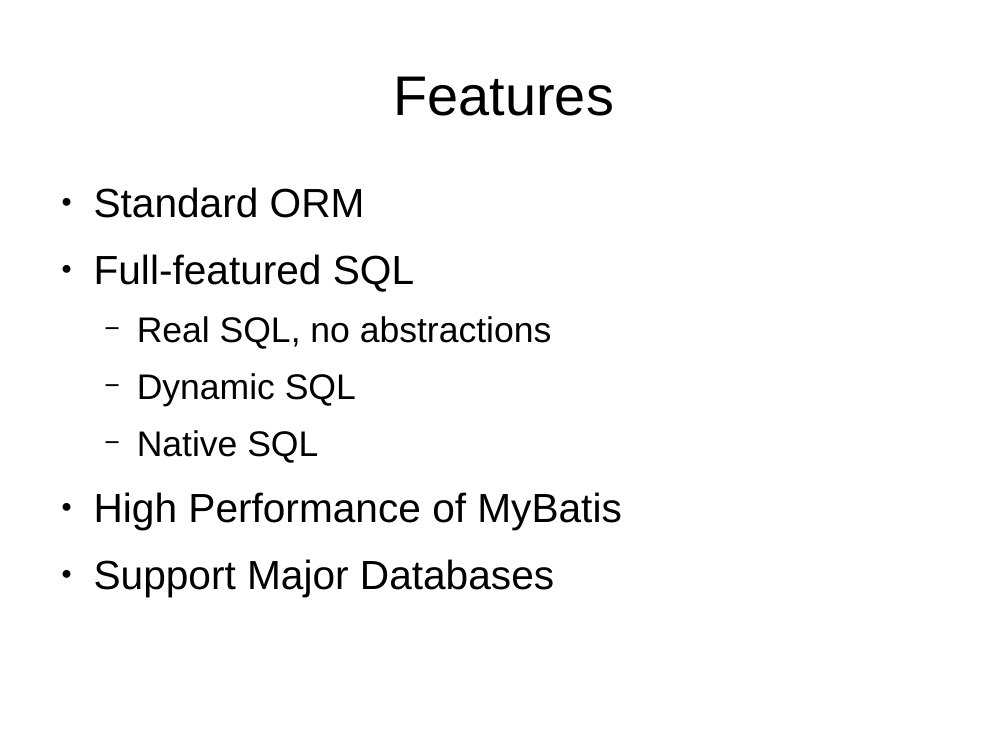
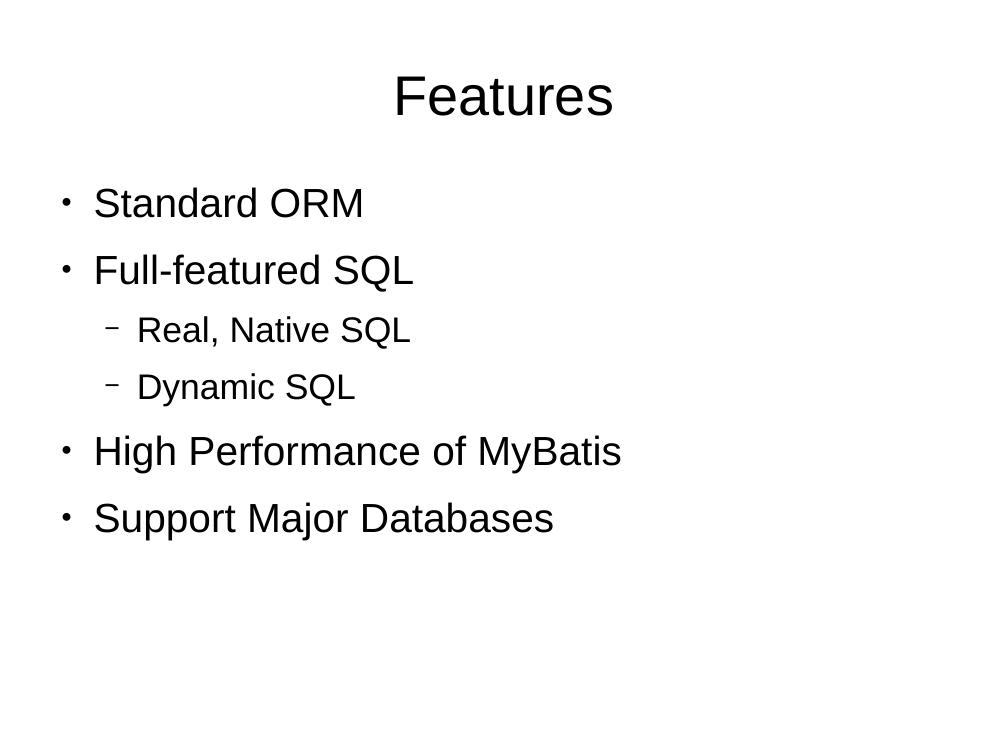
Before and after one commit to hotrodorm/hotrod, a slide deck: slide 1 of hotrod/docs/overview.odp. Drawn at 1008x756 pixels with LibreOffice and Linux fonts; fonts in the diff are those of the drawing. Boxes give left, top, right and bottom in pixels: in the first picture for what was removed or moved away, otherwise in the second. Text is boxed around its words. In the diff, an @@ line names an element or a change of style, - is before the commit and + after.

```diff
--- a/hotrod/docs/overview.odp
+++ b/hotrod/docs/overview.odp
@@ text at box(137, 316, 411, 349): text changed @@
-  − Real SQL, no abstractions
+  − Real, Native SQL
@@ text at box(137, 430, 318, 463): paragraph removed @@
-  − Native SQL
```
Also in this commit, not shown: 20 other files.
